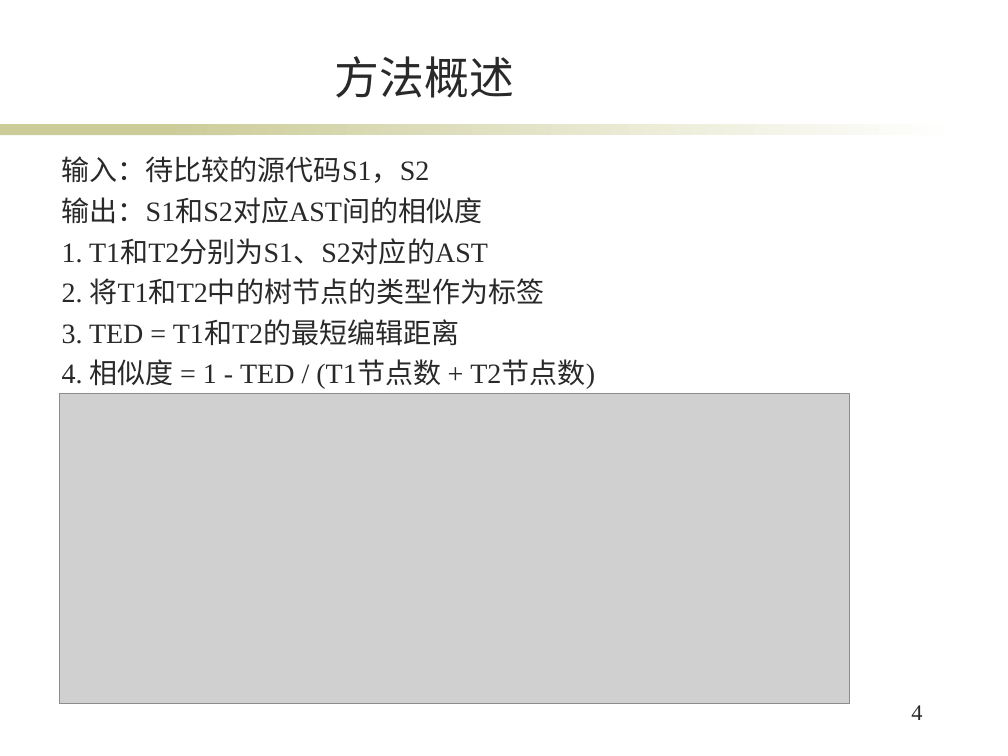
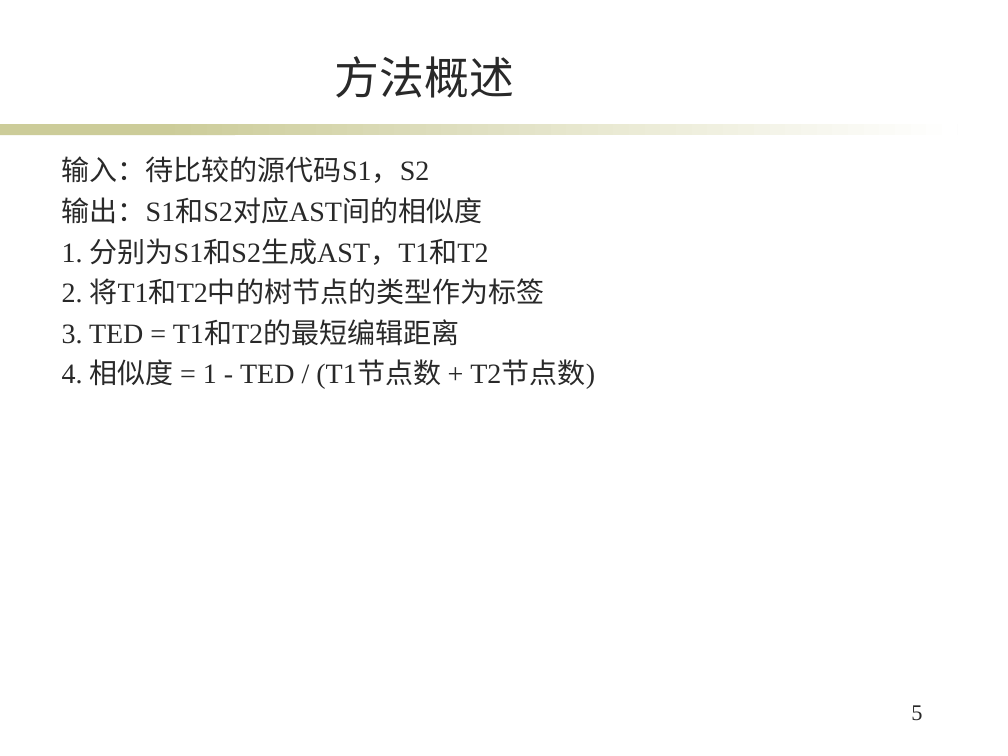
Before and after one commit to killxin/student-project, a slide deck: slide 5 of sat-ast-ted/实验报告.ppt (slide 4 before the commit). Drawn at 1008x756 pixels with LibreOffice and Linux fonts; fonts in the diff are those of the drawing; grey boxes stand for pictures; background and template pictures are left out. Boxes give left, top, right and bottom in pixels: in the first picture for what was removed or moved away, otherwise in the second. Text is boxed around its words. In the diff, an @@ line names an element or a change of style, - is before the commit and + after.

```diff
--- a/sat-ast-ted/实验报告.ppt
+++ b/sat-ast-ted/实验报告.ppt
@@ text at [62,238,489,265]: text changed @@
-1. T1和T2分别为S1、S2对应的AST
+1. 分别为S1和S2生成AST，T1和T2
@@ picture removed at [59,394,849,704] @@
@@ page number at [911,705,922,721]: text changed @@
-4
+5
```
Also in this commit, not shown: 7 other slides changed, 2 slides added, 6 other files.
